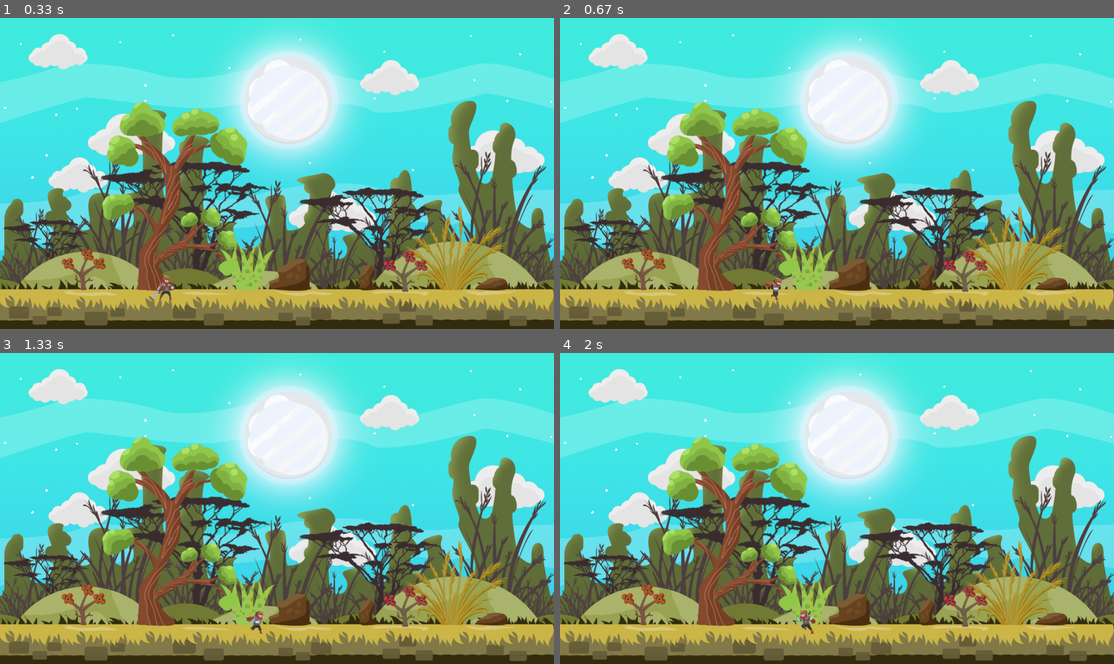
Above: before the commit, frames 1-4 (two rows, left to right).
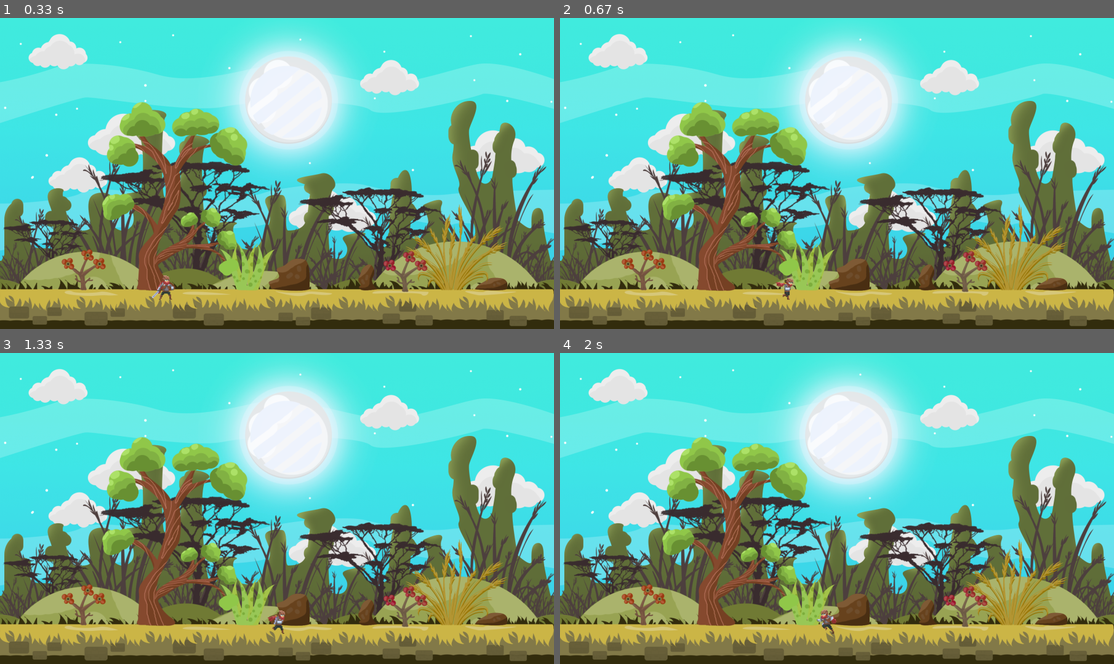
Above: after the commit, the same moments.

Repository: ethanwaggoner/Pygame_Game
Game: pygame game, started from Main.py
The game is run twice, just before and just after one commit, with the same random seed, the same clock (stepped at 60 frames per second) and the same inputs.
Inputs:
- Up to frame 1 (0.33 s): no input
- Up to frame 2 (0.67 s): hold D from 0.33 s (still down)
- Up to frame 3 (1.33 s): release D at 0.8 s; hold W 0.83-1.13 s; hold D from 1.17 s (still down)
- Up to frame 4 (2 s): release D at 1.63 s; hold A from 1.67 s (still down)

Frame 1 is identical in both runs. In frame 2, 0.2% of the frame differs, in the area x 36-43%, y 83-91%; in frame 3, 0.2%; in frame 4, 0.3%, in the area x 42-50%, y 82-91%.

Commit message:
Faces left when running left

Diff:
--- a/Main.py
+++ b/Main.py
@@ -13,7 +13,7 @@
 displaySurface.fill((255, 255, 255))
 posX = 0
 posY = 0
-velocity = 8
+velocity = 10
 jumpHeight = 10
 
 Assets = Assets()
